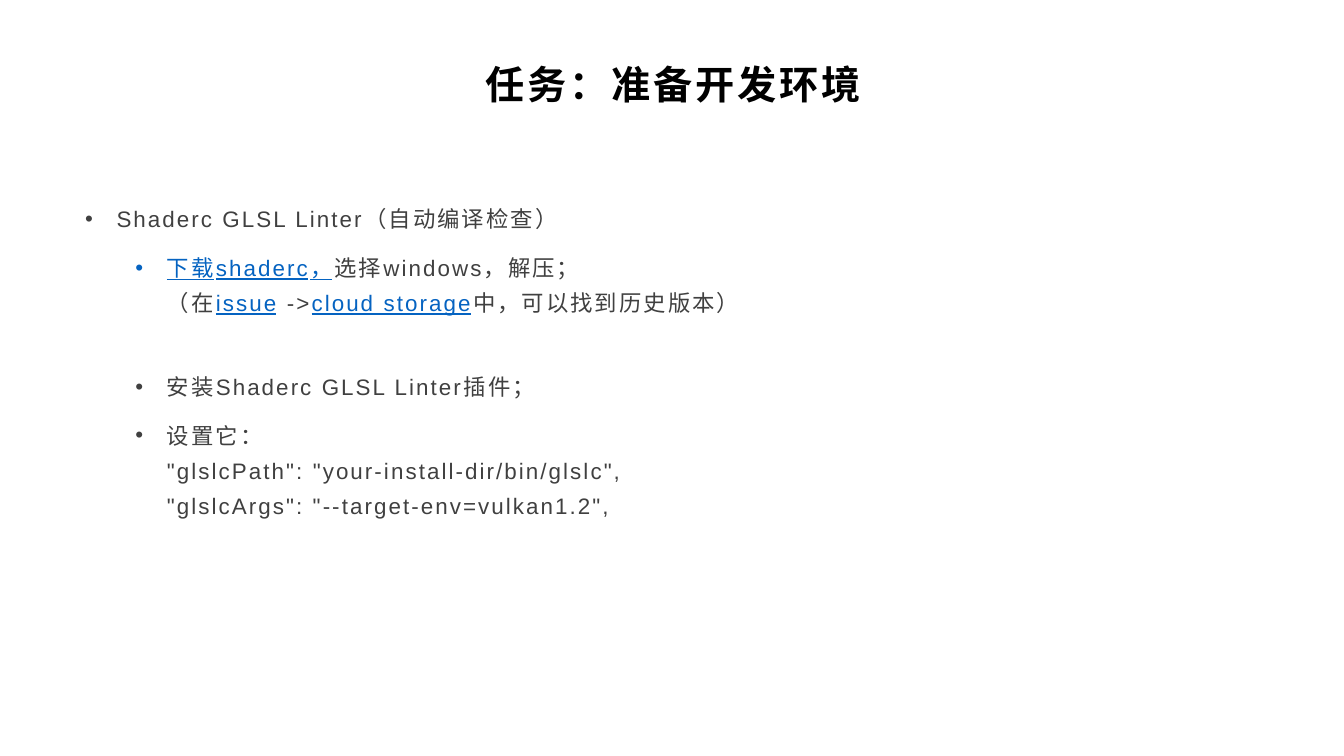
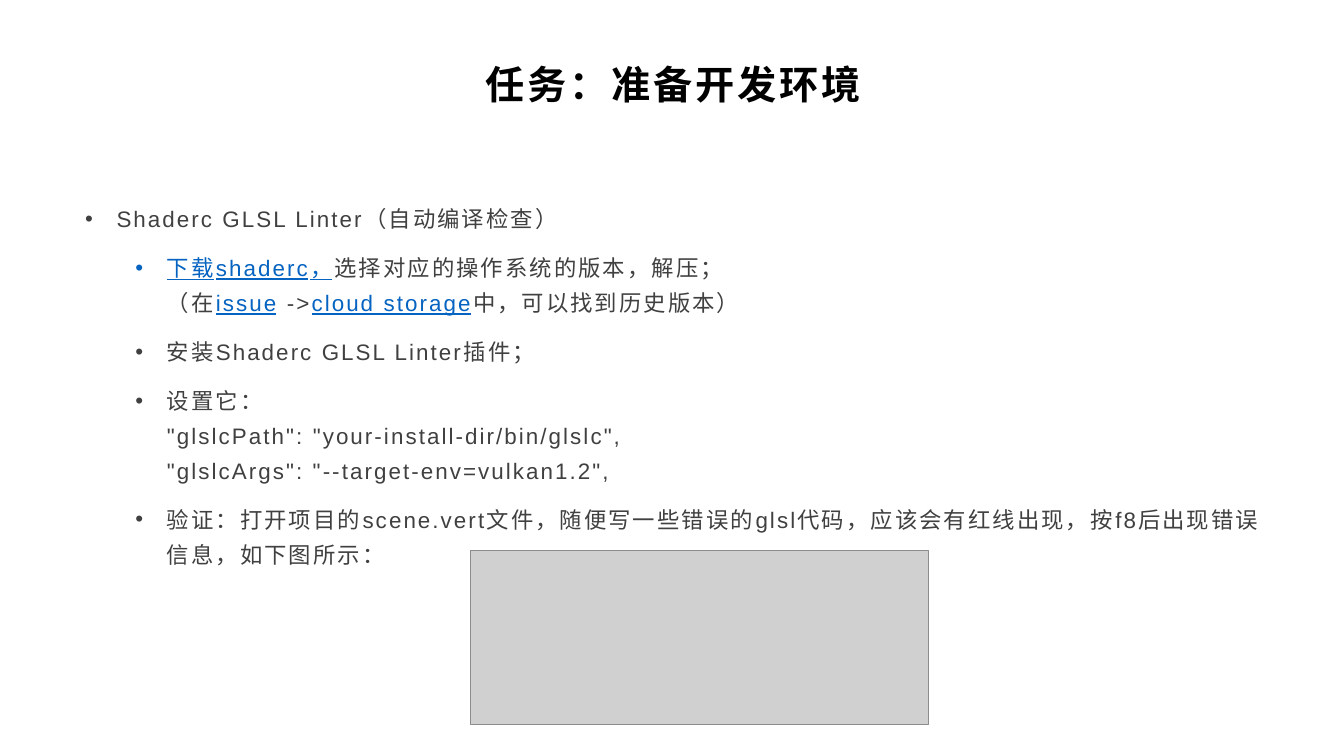
Before and after one commit to yyc-git/PotorealisticRenderEdu-3, a slide deck: slide 23 of lessons/2_triangle/ppt/WebGPU介绍和使用光栅化管线绘制一个三角形.pptx (slide 22 before the commit). Drawn at 1344x756 pixels with LibreOffice and Linux fonts; fonts in the diff are those of the drawing; grey boxes stand for pictures; background and template pictures are left out. Boxes give left, top, right and bottom in pixels: in the first picture for what was removed or moved away, otherwise in the second. Text is boxed around its words. In the diff, an @@ line names an element or a change of style, - is before the commit and + after.

```diff
--- a/lessons/2_triangle/ppt/WebGPU介绍和使用光栅化管线绘制一个三角形.pptx
+++ b/lessons/2_triangle/ppt/WebGPU介绍和使用光栅化管线绘制一个三角形.pptx
@@ text at <box>167,257,739,315</box>: text changed @@
-  • 下载shaderc，选择windows，解压；
-    （在issue ->cloud storage中，可以找到历史版本）
+  • 下载shaderc，选择对应的操作系统的版本，解压；
+    （在issue ->cloud storage中，可以找到历史版本）
@@ text at <box>167,509,1112,565</box>: paragraph added @@
+  • 验证：打开项目的scene.vert文件，随便写一些错误的glsl代码，应该会有红线出现，按f8后出现错误信息，如下图所示：
@@ picture added at <box>471,552,929,725</box> @@
```
Also in this commit, not shown: 7 other slides changed, 1 slide added, 1 other file.
